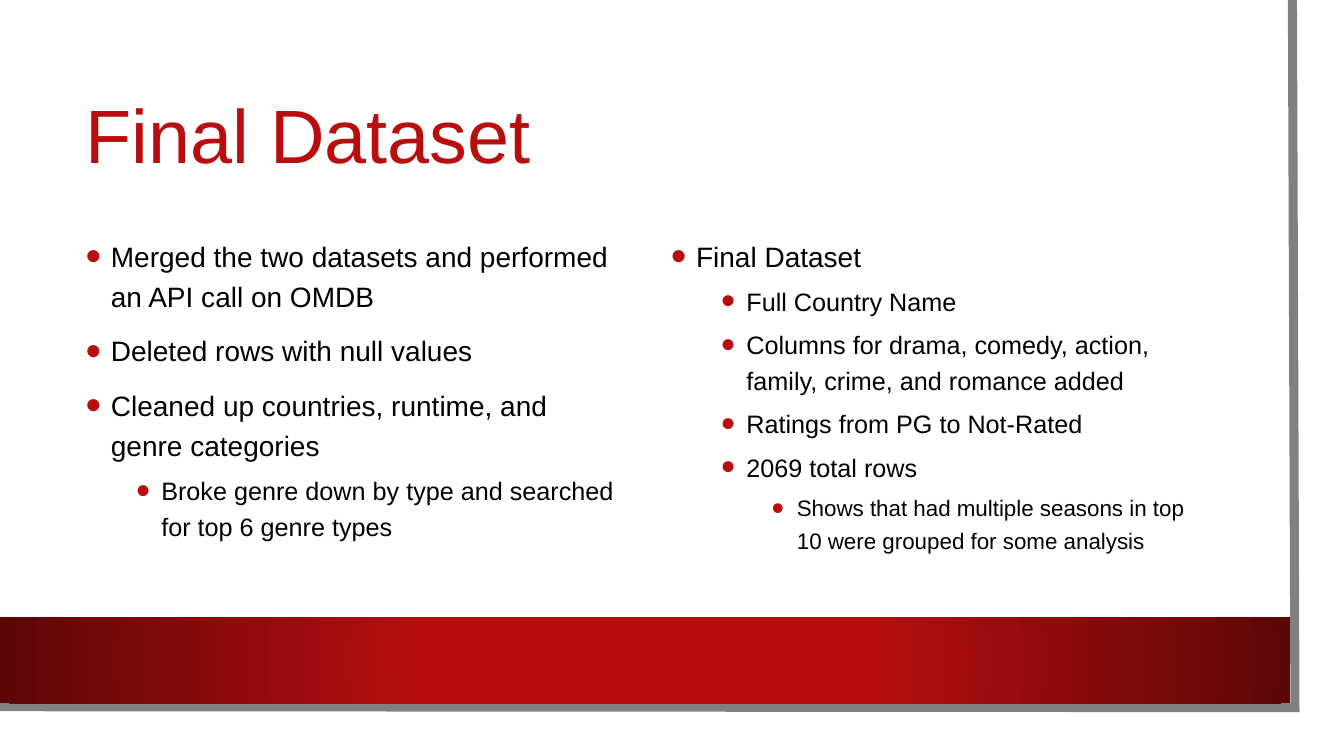
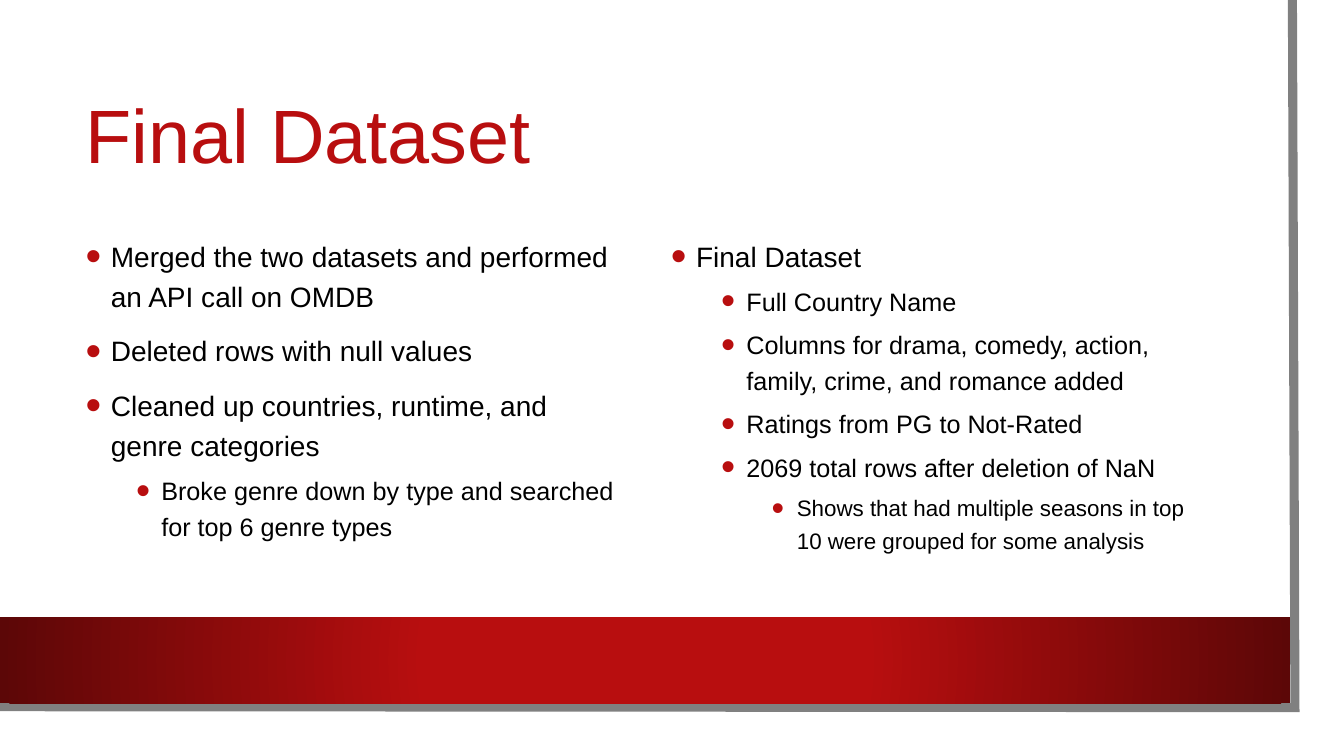
Before and after one commit to EdithLotterman/Project-1-Team-8, a slide deck: slide 5 of Netflix_Comparison.pptx. Drawn at 1344x756 pixels with LibreOffice and Linux fonts; fonts in the diff are those of the drawing; background and template pictures are left out. Boxes give left, top, right and bottom in pixels: in the first picture for what was removed or moved away, otherwise in the second. Text is boxed around its words. In the diff, an @@ line names an element or a change of style, - is before the commit and + after.

```diff
--- a/Netflix_Comparison.pptx
+++ b/Netflix_Comparison.pptx
@@ text at (x1=746, y1=458, x2=1155, y2=478): text changed @@
-  • 2069 total rows
+  • 2069 total rows after deletion of NaN
```
Also in this commit, not shown: 5 other slides changed, 10 slides added, 6 slides removed, 19 other files.
